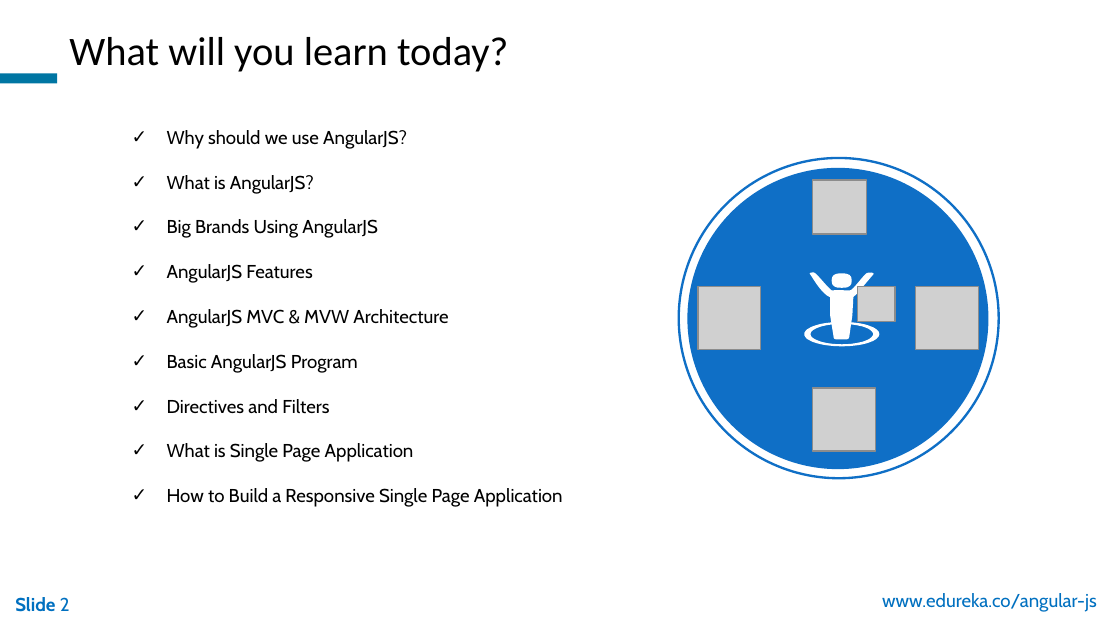
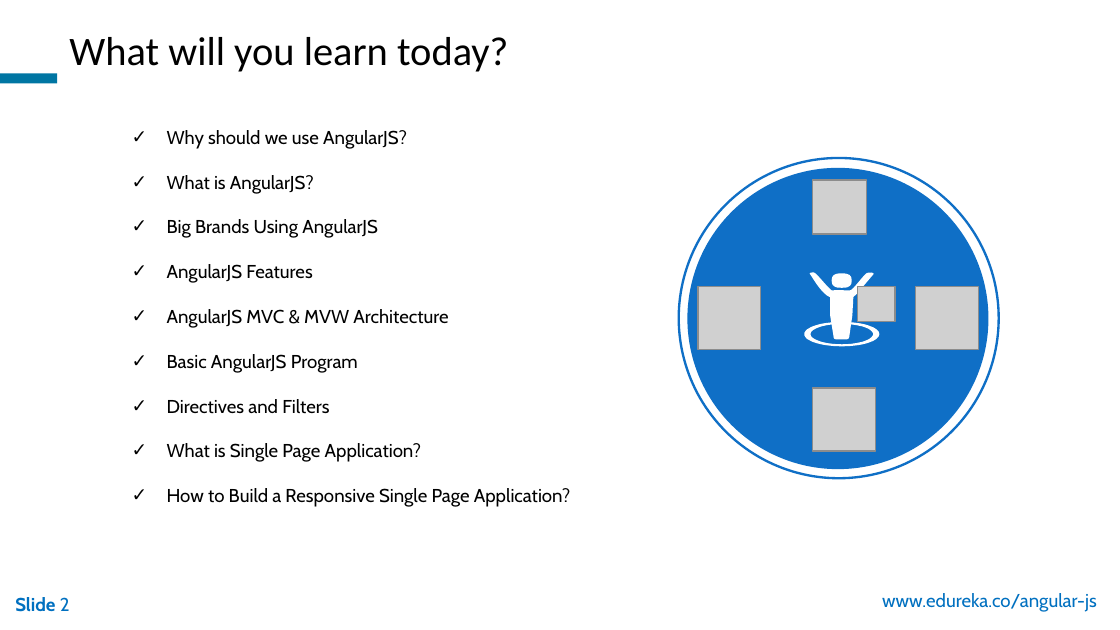
Before and after one commit to Donaldvan/devops-tools, a slide deck: slide 2 of TechBU/AngularJS/Getting Started With AngularJS/AngularJS_WP_21Oct.pptx. Drawn at 1120x630 pixels with LibreOffice and Linux fonts; fonts in the diff are those of the drawing; grey boxes stand for pictures; background and template pictures are left out. Boxes give left, top, right and bottom in pixels: in the first picture for what was removed or moved away, otherwise in the second. Text is boxed around its words. In the diff, an @@ line names an element or a change of style, - is before the commit and + after.

```diff
--- a/TechBU/AngularJS/Getting Started With AngularJS/AngularJS_WP_21Oct.pptx
+++ b/TechBU/AngularJS/Getting Started With AngularJS/AngularJS_WP_21Oct.pptx
@@ text at [167, 443, 570, 507]: text changed @@
-✓ What is Single Page Application
-✓ How to Build a Responsive Single Page Application
+✓ What is Single Page Application?
+✓ How to Build a Responsive Single Page Application?
```
Also in this commit, not shown: 4 other files.
